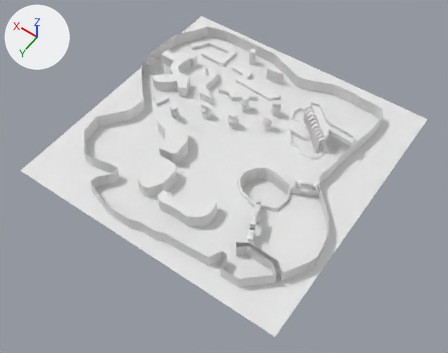
An edit to the Blender file Torch/Assets/Resources/Prefabs/Arena/Arena.blend, drawn before and after from the same camera.
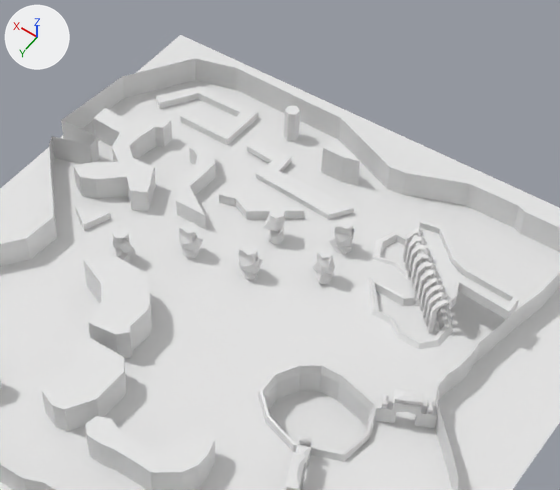
Each version is shown whole from a 50 mm lens placed at (-101.9, 146.6, 193.2), pointed at (-11.0, 19.4, -6.8), then close up on the part from 26% to 84% of the width and 0% to 64% of the height. Every picture has the same lights, and +X, +Y and +Z are marked at upper left.

The first close-up shows 'Big Obstacle S', 'Big Obstacle SW', 'Big Obstacle SW 2', 'Ground', 'Lava Lake Surrounding S', 'Lava Waterfall', 'Maze Obstacle E', 'Maze Obstacle NW', 'Maze Obstacle S', 'Maze Obstacle SE', 'Maze Obstacle W', 'WallNE', 'WallNW', 'ZooFence'.
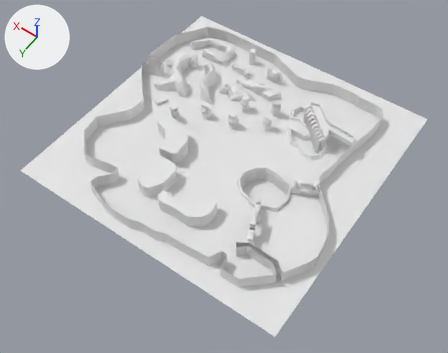
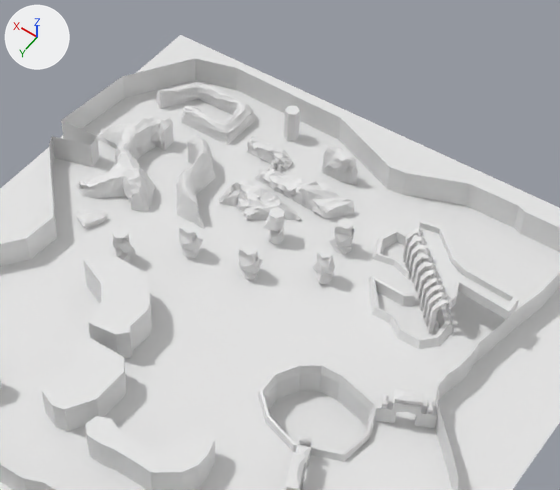
Changed parts and their boxes (x1, y1, x2, y2) in the close-ups (560 x 490 px):
'Maze Obstacle E', reshaped (9% shorter): before (74, 108, 172, 212); after (76, 117, 174, 212)
'Maze Obstacle W', reshaped: before (247, 138, 354, 219); after (246, 136, 355, 219)
'Maze Obstacle NW', reshaped (7% taller): before (156, 86, 258, 145); after (157, 82, 258, 145)
'Maze Obstacle S', reshaped: before (176, 140, 216, 230); after (176, 134, 216, 229)
'Lava Lake Surrounding S', reshaped: before (368, 278, 453, 349); after (368, 276, 453, 349)
'Maze Obstacle SE', reshaped (7% shorter): before (219, 176, 304, 219); after (219, 180, 302, 220)

What the commit changed:
me_plane_016 has 56 vertices, 42 faces and spans x -11.3..8.7, y -6.1..6.9, z -2.0..1.0.
me_plane_016 is used by ob_lava_lake_surrounding_s; location (-32.0, -9.4, 0.0); rotation (0.0, 0.0, 3.142), in degrees (0, 0, 180).
me_plane_016 part 1: all 24 vertices in x -10.3..7.8, y -5.5..6.1, z 0.8..1.0 are moved by (0.0, 0.0, 0.7).
me_plane_012 is used by ob_maze_obstacle_e; location (34.7, -21.0, 0.0); rotation (0.0, 0.0, 3.142), in degrees (0, 0, 180).
me_plane_012 had 46 vertices, 45 faces and spanned x -12.6..10.0, y -22.7..1.5, z 0.0..5.3.
me_plane_012 now has 423 vertices, 504 faces and spans x -12.6..10.0, y -22.7..1.5, z 0.0..7.2.
me_plane_012 part 2: 9 vertices moved from x -4.3..6.7, y -21.4..1.5, z 0.0..5.3 to x -4.1..6.3, y -21.1..1.1, z 1.3..4.3; 17 vertices removed from x -12.6..10.0, y -22.7..1.5, z 0.0..5.3; 394 vertices added at x -12.6..8.9, y -22.0..1.4, z 0.0..7.2.
me_plane_011 is used by ob_maze_obstacle_s; location (16.0, -6.2, 0.0); rotation (0.0, 0.0, 3.142), in degrees (0, 0, 180).
me_plane_011 had 24 vertices, 24 faces and spanned x -10.7..3.6, y -1.0..16.2, z 0.0..3.9.
me_plane_011 now has 214 vertices, 265 faces and spans x -11.0..3.6, y -1.0..15.8, z 0.0..6.9.
Part 3, on me_plane_011:
9 vertices are removed from x -10.7..3.6, y -1.0..16.2, z 0.0..3.9.
24 faces are deleted.
5 vertices move from x -7.9..-3.6, y -1.0..15.6, z 3.9 to x -7.7..-3.3, y -0.3..15.2, z 2.4..2.7.
199 vertices are added at x -11.0..1.7, y -1.0..15.8, z 0.0..6.9.
265 new faces join them.
me_plane_010 is used by ob_maze_obstacle_se; location (13.6, -19.0, 0.0); rotation (0.0, 0.0, 3.142), in degrees (0, 0, 180).
me_plane_010 had 10 vertices, 11 faces and spanned x -1.1..15.4, y -6.7..1.0, z 0.0..2.2.
me_plane_010 now has 282 vertices, 280 faces and spans x -1.4..15.4, y -7.1..1.0, z 0.0..4.2.
me_plane_010 part 4: 6 vertices removed from x -1.1..15.4, y -6.7..1.0, z 0.0..2.2; 278 vertices added at x -1.4..15.4, y -7.1..1.0, z 0.0..4.2.
me_plane_009 is used by ob_maze_obstacle_w; location (16.3, -29.9, 0.0); rotation (0.0, 0.0, 3.142), in degrees (0, 0, 180).
me_plane_009 had 16 vertices, 14 faces and spanned x -2.6..25.3, y -8.1..1.2, z 0.0..2.0.
me_plane_009 now has 442 vertices, 432 faces and spans x -3.0..25.5, y -8.7..1.8, z 0.0..4.5.
me_plane_009 part 5: 16 vertices removed from x -2.6..25.3, y -8.1..1.2, z 0.0..2.0; 442 vertices added at x -3.0..25.5, y -8.7..1.8, z 0.0..4.5.
me_plane_007 is used by ob_maze_obstacle_nw; location (28.4, -29.1, 0.0); rotation (0.0, 0.0, 3.142), in degrees (0, 0, 180).
me_plane_007 had 20 vertices, 18 faces and spanned x -15.4..5.4, y -1.4..9.6, z 0.0..1.6.
me_plane_007 now has 1154 vertices, 1152 faces and spans x -15.4..5.4, y -1.5..9.9, z 0.0..4.4.
me_plane_007 part 6: 10 vertices removed from x -15.4..5.4, y -1.4..9.6, z 1.6; 1144 vertices added at x -15.3..5.4, y -1.5..9.9, z 0.0..4.4.
